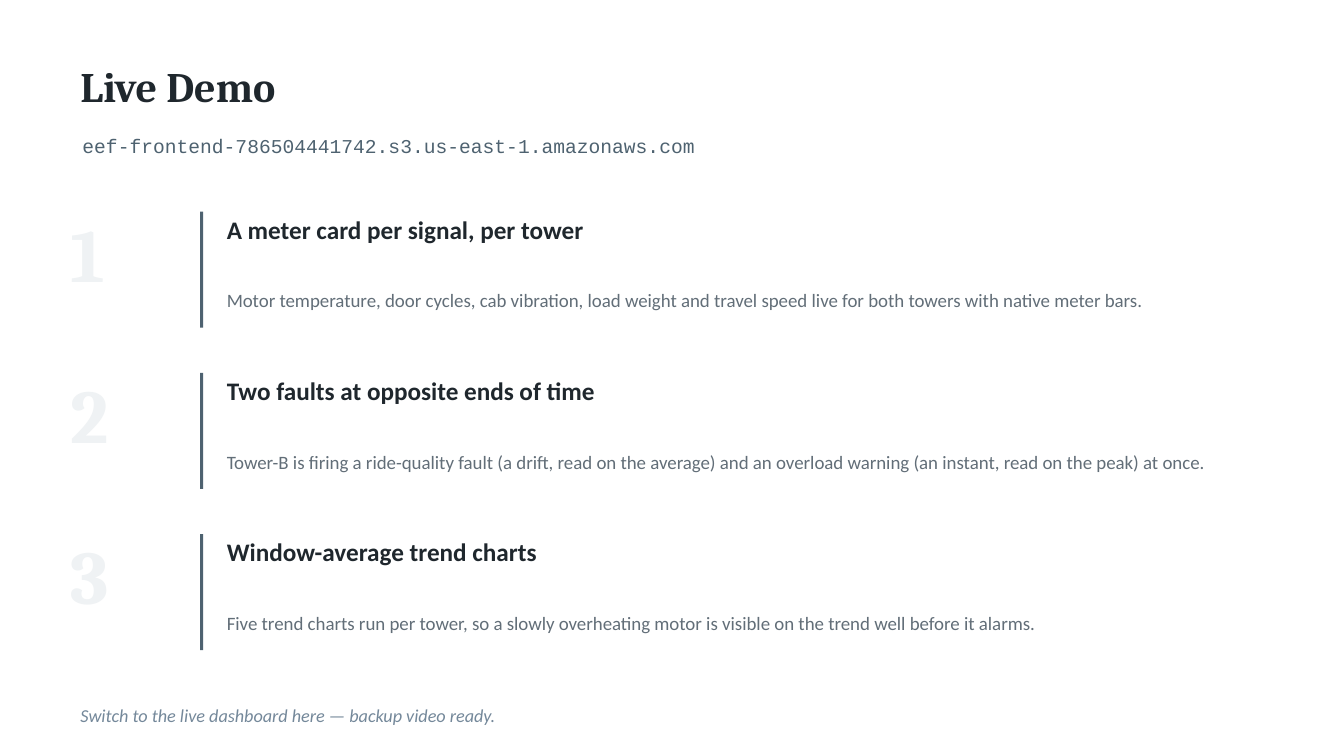
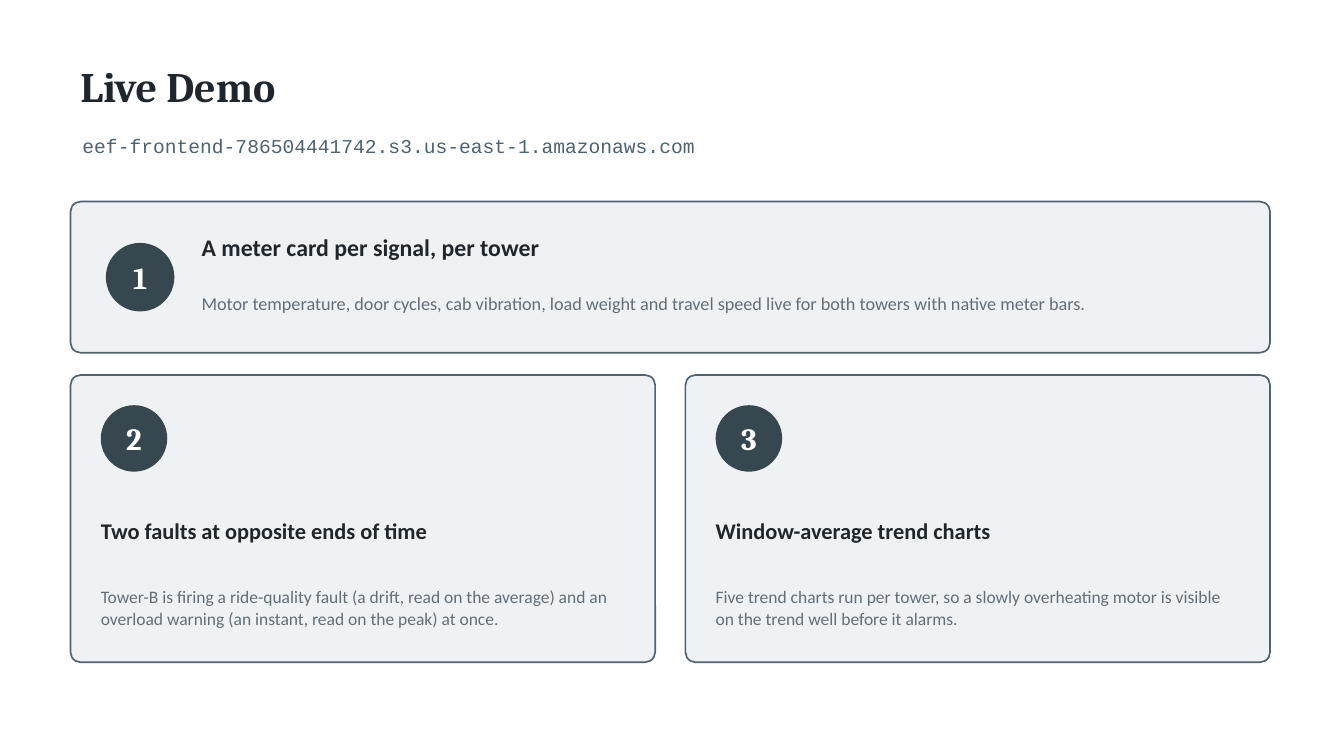
Before and after one commit to valletivarish/FEC_version_2, a slide deck: slide 3 of ppt/RasoolBashaDurbesula_X24205478_elevator-escalator-fleet-monitoring.pptx. Drawn at 1344x756 pixels with LibreOffice and Linux fonts; fonts in the diff are those of the drawing. Boxes give left, top, right and bottom in pixels: in the first picture for what was removed or moved away, otherwise in the second. Text is boxed around its words. In the diff, an @@ line names an element or a change of style, - is before the commit and + after.

```diff
--- a/ppt/RasoolBashaDurbesula_X24205478_elevator-escalator-fleet-monitoring.pptx
+++ b/ppt/RasoolBashaDurbesula_X24205478_elevator-escalator-fleet-monitoring.pptx
@@ rounded rectangle added at (x1=71, y1=202, x2=1270, y2=353), fill #EFF2F4, outline #4E6270 1.2 pt @@
@@ text "A meter card per signal, ..." moved from (x1=227, y1=221, x2=583, y2=244) to (x1=202, y1=239, x2=539, y2=260) @@
@@ text "A meter card per signal, ..." at (x1=202, y1=239, x2=539, y2=260): size 18 to 17 pt @@
@@ line removed from (202, 212) to (202, 328) @@
@@ ellipse added at (x1=106, y1=243, x2=174, y2=312), fill #37474F @@
@@ text added at (x1=133, y1=268, x2=147, y2=289), 22 pt, text #FFFFFF, bold @@
+1
@@ text "Motor temperature, door cycles, cab ..." moved from (x1=227, y1=294, x2=1142, y2=310) to (x1=202, y1=297, x2=1085, y2=313) @@
@@ text "Motor temperature, door cycles, cab ..." at (x1=202, y1=297, x2=1085, y2=313): size 13.5 to 13 pt; line spacing 1 to 1.05 @@
@@ rounded rectangle added at (x1=71, y1=375, x2=655, y2=662), fill #EFF2F4, outline #4E6270 1.2 pt @@
@@ line removed from (202, 373) to (202, 489) @@
@@ rounded rectangle added at (x1=686, y1=375, x2=1270, y2=662), fill #EFF2F4, outline #4E6270 1.2 pt @@
@@ ellipse added at (x1=101, y1=405, x2=167, y2=472), fill #37474F @@
@@ ellipse added at (x1=716, y1=405, x2=782, y2=472), fill #37474F @@
@@ text added at (x1=126, y1=429, x2=142, y2=450), 22 pt, text #FFFFFF, bold @@
+2
@@ text added at (x1=741, y1=429, x2=757, y2=451), 22 pt, text #FFFFFF, bold @@
+3
@@ text "Two faults at opposite ends ..." at (x1=101, y1=523, x2=426, y2=543): size 18 to 16 pt @@
@@ text "Two faults at opposite ends ..." moved from (x1=227, y1=382, x2=595, y2=404) to (x1=101, y1=523, x2=426, y2=543) @@
@@ text "Window-average trend charts" moved from (x1=227, y1=543, x2=536, y2=566) to (x1=716, y1=523, x2=990, y2=543) @@
@@ text "Window-average trend charts" at (x1=716, y1=523, x2=990, y2=543): size 18 to 16 pt @@
@@ line removed from (202, 534) to (202, 650) @@
@@ text "Tower-B is firing a ride-quality ..." at (x1=101, y1=590, x2=607, y2=628): size 13.5 to 12.5 pt; line spacing 1 to 1.06 @@
@@ text "Tower-B is firing a ride-quality ..." moved from (x1=227, y1=455, x2=1205, y2=472) to (x1=101, y1=590, x2=607, y2=628) @@
@@ text "Five trend charts run per ..." moved from (x1=227, y1=617, x2=1035, y2=633) to (x1=716, y1=591, x2=1221, y2=625) @@
@@ text "Five trend charts run per ..." at (x1=716, y1=591, x2=1221, y2=625): size 13.5 to 12.5 pt; line spacing 1 to 1.06 @@
@@ text removed at (x1=80, y1=709, x2=495, y2=725) @@
-Switch to the live dashboard here — backup video ready.
```
Also in this commit, not shown: 1 other slide changed, 25 other files.
